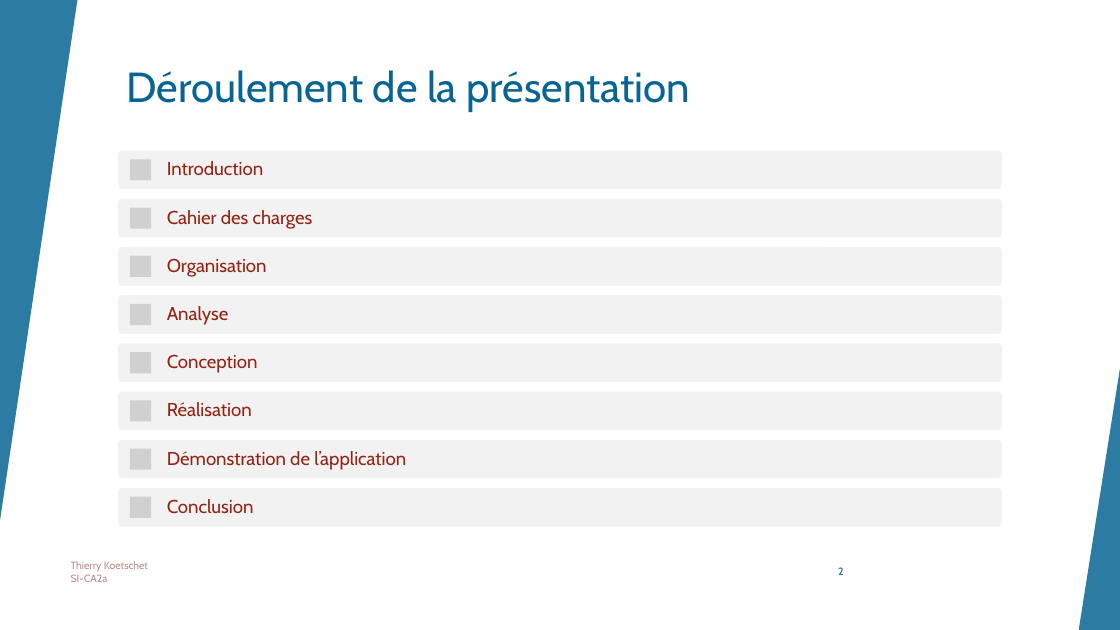
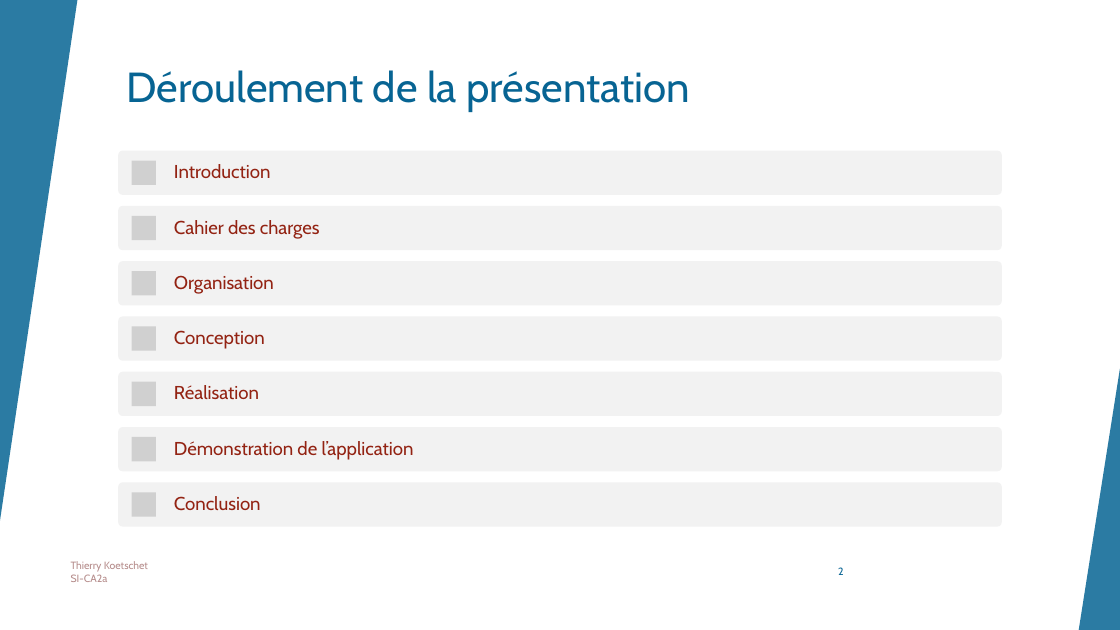
Before and after one commit to ThierryKoetschet/TPI_Thierry_Koetschet, a slide deck: slide 2 of Presentation TPI Thierry Koetschet.pptx. Drawn at 1120x630 pixels with LibreOffice and Linux fonts; fonts in the diff are those of the drawing; grey boxes stand for pictures. Boxes give left, top, right and bottom in pixels: in the first picture for what was removed or moved away, otherwise in the second. Text is boxed around its words. In the diff, an @@ line names an element or a change of style, - is before the commit and + after.

```diff
--- a/Presentation TPI Thierry Koetschet.pptx
+++ b/Presentation TPI Thierry Koetschet.pptx
@@ rounded rectangle: place and size @@
-rounded rectangle at [118, 150, 1002, 189]
+rounded rectangle at [118, 150, 1002, 195]
@@ picture: place and size @@
-picture at [130, 160, 151, 181]
+picture at [132, 160, 156, 185]
@@ text "Introduction": place and size @@
-text "Introduction" at [167, 161, 263, 176]
+text "Introduction" at [174, 164, 270, 179]
@@ rounded rectangle: place and size @@
-rounded rectangle at [118, 199, 1002, 238]
+rounded rectangle at [118, 206, 1002, 250]
@@ text "Cahier des charges": place and size @@
-text "Cahier des charges" at [167, 210, 313, 229]
+text "Cahier des charges" at [174, 220, 320, 239]
@@ rounded rectangle: place and size @@
-rounded rectangle at [118, 247, 1002, 286]
+rounded rectangle at [118, 261, 1002, 306]
@@ text "Organisation": place and size @@
-text "Organisation" at [167, 258, 267, 277]
+text "Organisation" at [174, 275, 274, 294]
@@ picture: place and size @@
-picture at [130, 255, 151, 276]
+picture at [132, 271, 156, 296]
@@ rounded rectangle: place and size @@
-rounded rectangle at [118, 344, 1002, 382]
+rounded rectangle at [118, 317, 1002, 361]
@@ text "Conception": place and size @@
-text "Conception" at [167, 354, 258, 373]
+text "Conception" at [174, 330, 265, 349]
@@ rounded rectangle: place and size @@
-rounded rectangle at [118, 392, 1002, 430]
+rounded rectangle at [118, 372, 1002, 417]
@@ text "Réalisation": place and size @@
-text "Réalisation" at [167, 402, 252, 417]
+text "Réalisation" at [174, 385, 259, 400]
@@ rounded rectangle: place and size @@
-rounded rectangle at [118, 440, 1002, 479]
+rounded rectangle at [118, 427, 1002, 471]
@@ group removed at [118, 208, 1002, 470]: 5 pictures, 1 rounded rectangle, 1 text @@
-Analyse
@@ group added at [132, 216, 156, 461]: 4 pictures @@
@@ text "Démonstration de l’application": place and size @@
-text "Démonstration de l’application" at [167, 451, 406, 470]
+text "Démonstration de l’application" at [174, 441, 414, 460]
@@ rounded rectangle: place and size @@
-rounded rectangle at [118, 488, 1002, 527]
+rounded rectangle at [118, 482, 1002, 527]
@@ picture: place and size @@
-picture at [130, 497, 151, 518]
+picture at [132, 492, 156, 517]
@@ text "Conclusion": place and size @@
-text "Conclusion" at [167, 499, 254, 514]
+text "Conclusion" at [174, 496, 261, 511]
```
Also in this commit, not shown: 7 other slides changed.
